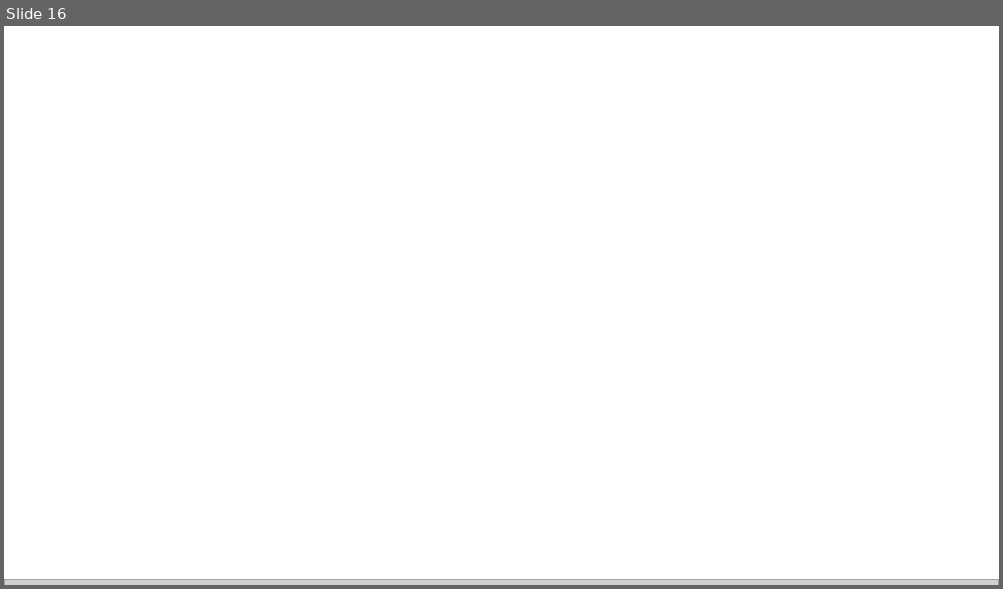
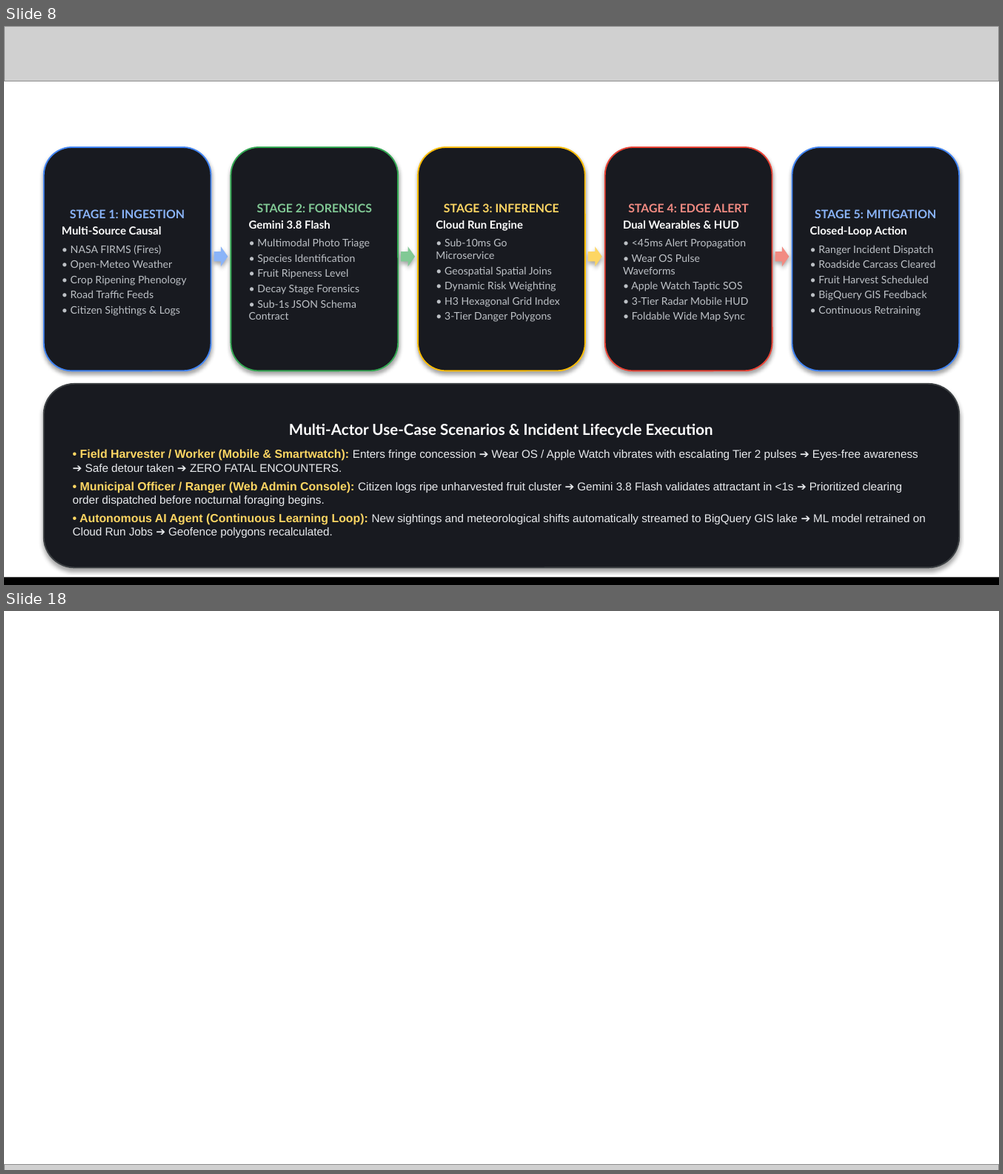
Before and after one commit to CoExistShieldAI/CoExistShieldAI, a slide deck: CoExistShieldAI_AIBuildersCup2026_PitchDeck.pptx. Shown one above the other, each under a label of ours: slide 16 before the commit, slides 8 and 18 after it; the slides between them are not shown. The pictures are 1003x589 and 1003x1174 pixels, drawn with LibreOffice and Linux fonts; fonts in the diff are those of the drawing; grey boxes stand for pictures; background and template pictures are left out. Boxes give left, top, right and bottom in pixels: in the first picture for what was removed or moved away, otherwise in the second. Text is boxed around its words. In the diff, an @@ line names an element or a change of style, - is before the commit and + after.

```diff
--- a/CoExistShieldAI_AIBuildersCup2026_PitchDeck.pptx
+++ b/CoExistShieldAI_AIBuildersCup2026_PitchDeck.pptx
@@ slide 8 added at (x1=4, y1=26, x2=999, y2=585), background #FFFFFF @@
@@ picture added at (x1=4, y1=26, x2=999, y2=81) @@
@@ rounded rectangle added at (x1=44, y1=147, x2=211, y2=371), fill #181A20, outline #4285F4 1 pt, 7.5 pt, text #BDC1C6 @@
+STAGE 1: INGESTION
+Multi-Source Causal
+• NASA FIRMS (Fires)
+• Open-Meteo Weather
+• Crop Ripening Phenology
+• Road Traffic Feeds
+• Citizen Sightings & Logs
@@ rounded rectangle added at (x1=230, y1=147, x2=398, y2=371), fill #181A20, outline #34A853 1 pt, 7.5 pt, text #BDC1C6 @@
+STAGE 2: FORENSICS
+Gemini 3.8 Flash
+• Multimodal Photo Triage
+• Species Identification
+• Fruit Ripeness Level
+• Decay Stage Forensics
+• Sub-1s JSON Schema Contract
@@ rounded rectangle added at (x1=418, y1=147, x2=585, y2=371), fill #181A20, outline #FBBC04 1 pt, 7.5 pt, text #BDC1C6 @@
+STAGE 3: INFERENCE
+Cloud Run Engine
+• Sub-10ms Go Microservice
+• Geospatial Spatial Joins
+• Dynamic Risk Weighting
+• H3 Hexagonal Grid Index
+• 3-Tier Danger Polygons
@@ rounded rectangle added at (x1=605, y1=147, x2=772, y2=371), fill #181A20, outline #EA4335 1 pt, 7.5 pt, text #BDC1C6 @@
+STAGE 4: EDGE ALERT
+Dual Wearables & HUD
+• <45ms Alert Propagation
+• Wear OS Pulse Waveforms
+• Apple Watch Taptic SOS
+• 3-Tier Radar Mobile HUD
+• Foldable Wide Map Sync
@@ rounded rectangle added at (x1=791, y1=147, x2=959, y2=371), fill #181A20, outline #4285F4 1 pt, 7.5 pt, text #BDC1C6 @@
+STAGE 5: MITIGATION
+Closed-Loop Action
+• Ranger Incident Dispatch
+• Roadside Carcass Cleared
+• Fruit Harvest Scheduled
+• BigQuery GIS Feedback
+• Continuous Retraining
@@ right arrow added at (x1=214, y1=247, x2=227, y2=266), fill #8AB4F8 @@
@@ right arrow added at (x1=401, y1=247, x2=415, y2=266), fill #81C995 @@
@@ right arrow added at (x1=588, y1=247, x2=602, y2=266), fill #FDD663 @@
@@ right arrow added at (x1=775, y1=247, x2=788, y2=266), fill #F28B82 @@
@@ rounded rectangle added at (x1=44, y1=384, x2=959, y2=568), fill #181A20, outline #3C4043 1 pt, 8.2 pt, text #E8EAED @@
+Multi-Actor Use-Case Scenarios & Incident Lifecycle Execution
+• Field Harvester / Worker (Mobile & Smartwatch): Enters fringe concession ➔ Wear OS / Apple Watch vibrates with escalating Tier 2 pulses ➔ Eyes-free awareness ➔ Safe detour taken ➔ ZERO FATAL ENCOUNTERS.
+• Municipal Officer / Ranger (Web Admin Console): Citizen logs ripe unharvested fruit cluster ➔ Gemini 3.8 Flash validates attractant in <1s ➔ Prioritized clearing order dispatched before nocturnal foraging begins.
+• Autonomous AI Agent (Continuous Learning Loop): New sightings and meteorological shifts automatically streamed to BigQuery GIS lake ➔ ML model retrained on Cloud Run Jobs ➔ Geofence polygons recalculated.
@@ picture added at (x1=4, y1=580, x2=999, y2=585) @@
@@ rectangle added at (x1=4, y1=578, x2=999, y2=585), fill #000000 @@
@@ what was slide 16 is now slide 18 @@
```
Also in this commit, not shown: 12 slides changed, 4 other slides added, 3 slides removed, 12 other files.
